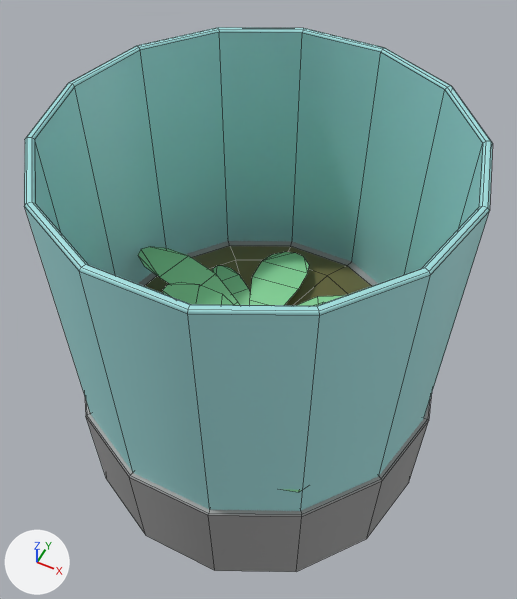
What one commit did to the FBX model Assets/Project/Asset_Maps/Low Poly Sci-Fi Station Pack/Interior Assets/Meshes/Vase.fbx.
Rendered twice from a 50 mm lens placed at (1.8, -3.58, 4.59), pointed at (-0.02, 0.05, 0.05). Lighting does not change. The marker at lower left points along +X, +Y and +Z. The older version comes first. Mesh edges are drawn as thin lines. Where no turn or scale is listed for an object, it has been applied to the vertices.

Names of what the first picture shows: 'Vase'.
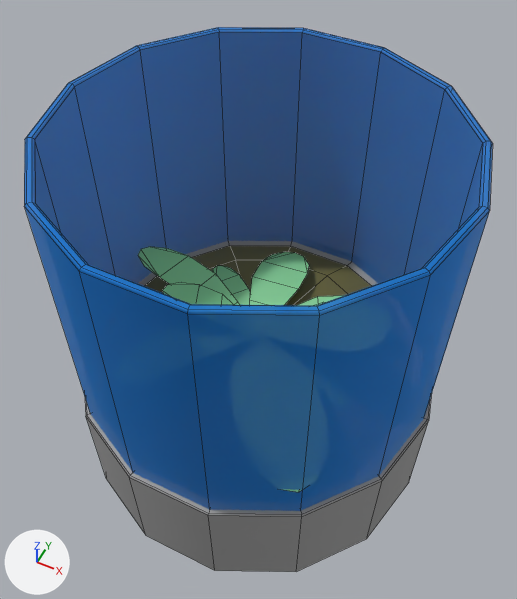
What differs and where, as boxes (x1, y1, x2, y2) in the pictures (517 x 599 px):
'Vase', recoloured, surface changed
    both: (24, 27, 493, 514)

The change in detail:
Material 'glass' (mat_glass) changes colour from cyan #a4e2e2 to blue #1c8ae2; in linear values from (0.373, 0.76, 0.76) to (0.0114, 0.255, 0.76).
In material 'glass' (mat_glass), alpha goes from 1.0 to 0.75.
In material 'glass' (mat_glass), metallic goes from 0.0 to 0.5.
